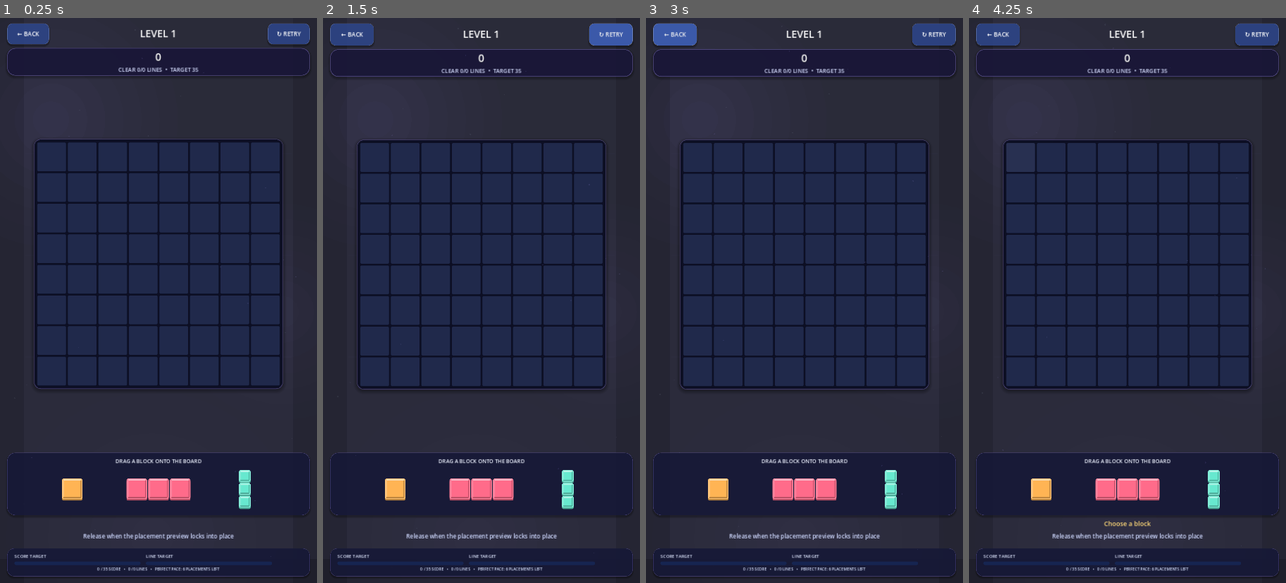
Above: before the commit, frames 1-4 (left to right).
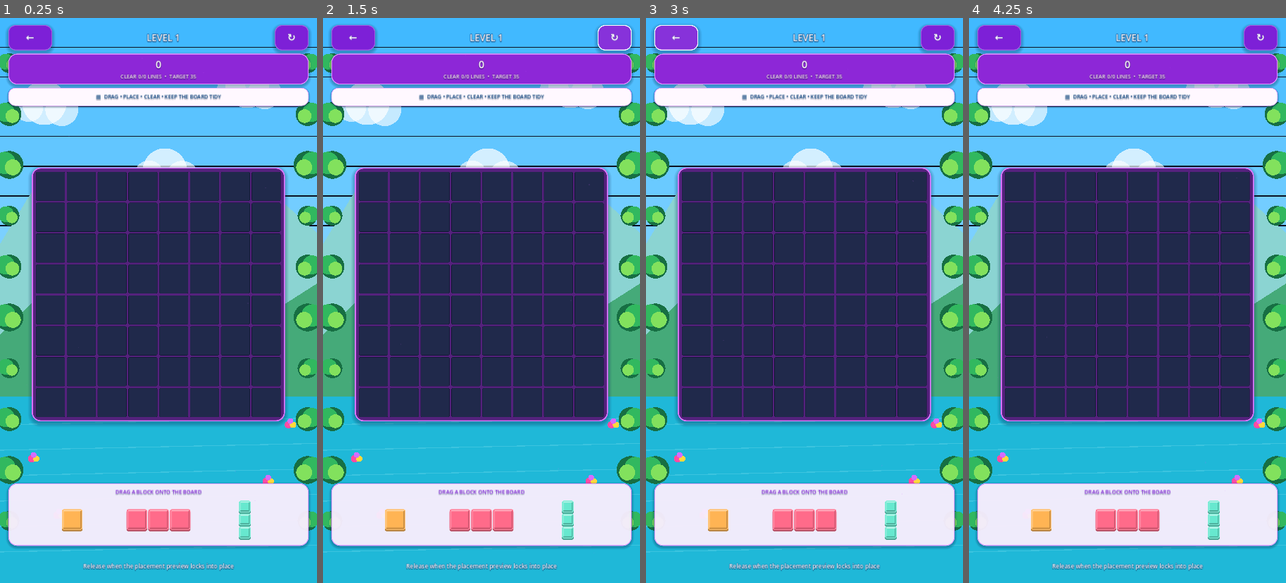
Above: after the commit, the same moments.

Repository: eghosa001/unjam
Game: Godot game, scene res://scenes/BlockPuzzle.tscn
The game is run twice, just before and just after one commit, with the same random seed, the same clock (stepped at 60 frames per second) and the same inputs. This scene is started directly instead of the project's main scene.
Inputs (mouse positions are in pixels of both pictures, inside the frame that each line leads up to):
- Up to frame 1 (0.25 s): no input
- Up to frame 2 (1.5 s): click "↻ RETRY" (after the commit: "↻") at 0.5 s; click "↻ RETRY" (after the commit: "↻") at 1.25 s
- Up to frame 3 (3 s): click "↻ RETRY" (after the commit: "↻") at 2 s; click "← BACK" (after the commit: "←") at 2.75 s
- Up to frame 4 (4.25 s): click (1019, 159) at 3.52 s

The runs differ from the first frame. In frame 1, 71% of the frame differs, in the area x 0-100%, y 0-100%; in frame 2, 72%; in frame 3, 72%; in frame 4, 72%.

Commit message:
Switch Block Puzzle to new 3D visual presentation

Diff:
--- a/scenes/BlockPuzzle.tscn
+++ b/scenes/BlockPuzzle.tscn
@@ -1,6 +1,6 @@
 [gd_scene load_steps=4 format=3]
 
-[ext_resource path="res://scripts/game/block_puzzle_ultra_motion.gd" type="Script" id="1"]
+[ext_resource path="res://scripts/game/block_puzzle_3d.gd" type="Script" id="1"]
 [ext_resource path="res://scripts/ui/ui_touch_enhancer_casual.gd" type="Script" id="2"]
 [ext_resource path="res://scripts/ui/puzzle_casual_polish.gd" type="Script" id="3"]
 
